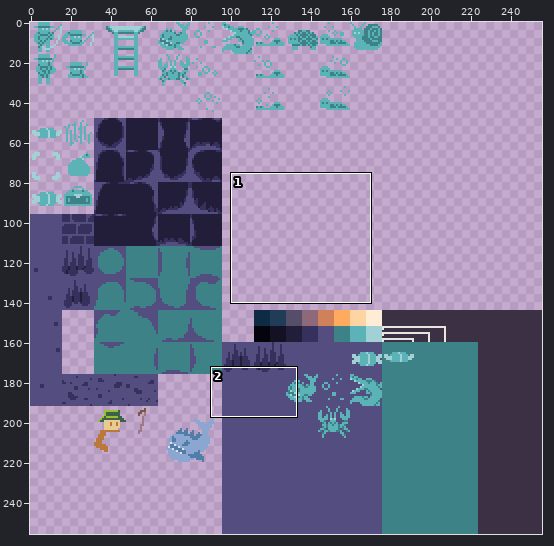
Two states of a pixel-art file, assets/sprites.aseprite. The picture above shows the old version from afar; the outline marks the close-up.
Close-up. As it was:
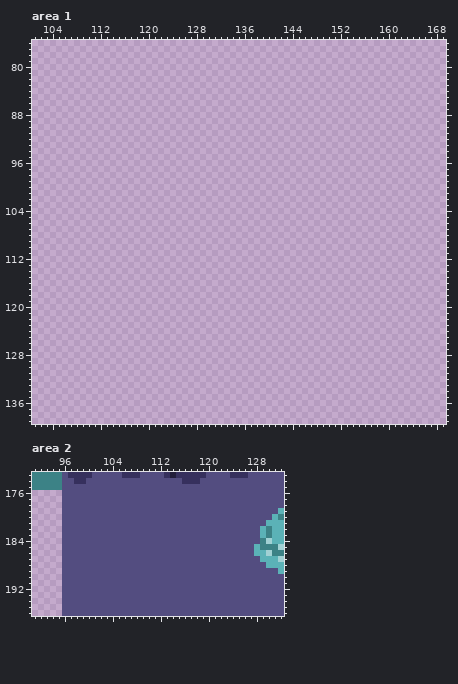
256x256 pixels, 1 frame. Colours within 5 levels of each other are drawn and written as one. Shown: area 1: x 101..169, y 76..139; area 2: x 91..132, y 173..196. The commit also changed other parts of the picture, which this record leaves out.
The same view after the edit:
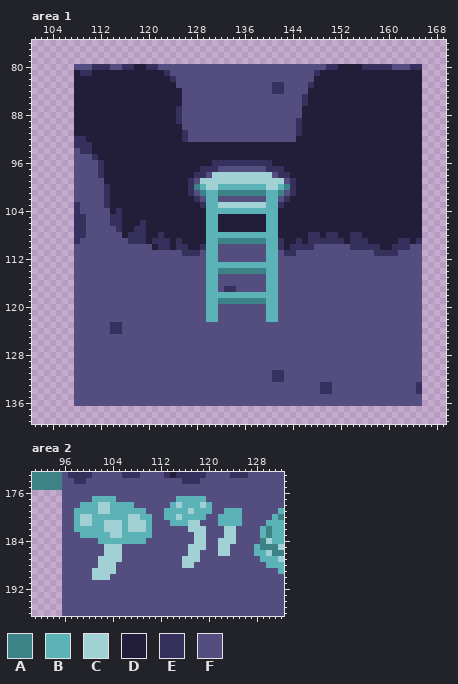
Palette (. is transparent): A #3c8286  B #5bb2b7  C #a1d1d4  D #221e3a  E #36305d  F #534d80
Change:
Changed rows in their new state; - is an unchanged pixel.
Area 1, layer "Layer 1":
first column x 108:
 80 FFFEEEFFEEDDEEFFFFFFFFFFFFFFFFFFFFFFFFFFFFEEDDDDEEEEEFFFEE
 81 DEEDDDDDDDDDDDDEFFFFFFFFFFFFFFFFFFFFFFFFEDDDDDDDDDDDDDDDDD
 82 DDDDDDDDDDDDDDDDEFFFFFFFFFFFFFFFFFFFFFFFDDDDDDDDDDDDDDDDDD
 83 DDDDDDDDDDDDDDDDDFFFFFFFFFFFFFFFFEEFFFFEDDDDDDDDDDDDDDDDDD
 84 DDDDDDDDDDDDDDDDDDFFFFFFFFFFFFFFFEEFFFFDDDDDDDDDDDDDDDDDDD
 85 DDDDDDDDDDDDDDDDDDFFFFFFFFFFFFFFFFFFFFEDDDDDDDDDDDDDDDDDDD
 86 DDDDDDDDDDDDDDDDDDFFFFFFFFFFFFFFFFFFFFEDDDDDDDDDDDDDDDDDDD
 87 DDDDDDDDDDDDDDDDDEFFFFFFFFFFFFFFFFFFFFDDDDDDDDDDDDDDDDDDDD
 88 DDDDDDDDDDDDDDDDDEFFFFFFFFFFFFFFFFFFFFDDDDDDDDDDDDDDDDDDDD
 89 DDDDDDDDDDDDDDDDDEFFFFFFFFFFFFFFFFFFFEDDDDDDDDDDDDDDDDDDDD
 90 DDDDDDDDDDDDDDDDDDFFFFFFFFFFFFFFFFFFFEDDDDDDDDDDDDDDDDDDDD
 91 DDDDDDDDDDDDDDDDDDEFFFFFFFFFFFFFFFFFFEDDDDDDDDDDDDDDDDDDDD
 92 EEDDDDDDDDDDDDDDDDEFFFFFFFFFFFFFFFFFFDDDDDDDDDDDDDDDDDDDDD
 93 EEEDDDDDDDDDDDDDDDDDDDDDDDDDDDDDDDDDDDDDDDDDDDDDDDDDDDDDDD
 94 FEEDDDDDDDDDDDDDDDDDDDDDDDDDDDDDDDDDDDDDDDDDDDDDDDDDDDDDDD
 95 FFFEDDDDDDDDDDDDDDDDDDDDDDDDDDDDDDDDDDDDDDDDDDDDDDDDDDDDDD
 96 FFFFEDDDDDDDDDDDDDDDDDDEEEEEEEEEEDDDDDDDDDDDDDDDDDDDDDDDDD
 97 FFFFEDDDDDDDDDDDDDDDDEEEFFFFFFFFEEEDDDDDDDDDDDDDDDDDDDDDDD
 98 FFFFEDDDDDDDDDDDDDDDEEFCCCCCCCCCCFEEDDDDDDDDDDDDDDDDDDDDDD
 99 FFFFFDDDDDDDDDDDDDDEFCCCCCCCCCCCCCCFEDDDDDDDDDDDDDDDDDDDDD
100 FFFFFEDDDDDDDDDDDDDEABCCBBBBBBBBCCBAEDDDDDDDDDDDDDDDDDDDDD
101 FFFFFEDDDDDDDDDDDDDEFABBAAAAAAAABBAFEDDDDDDDDDDDDDDDDDDDDD
102 FFFFFEDDDDDDDDDDDDDDEFBBFFFFFFFFBBFEDDDDDDDDDDDDDDDDDDDDDD
103 EFFFFEDDDDDDDDDDDDDDDEBBCCCCCCCCBBEDDDDDDDDDDDDDDDDDDDDDDD
104 EFFFFFDEDDDDDDDDDDDDDDBBBBBBBBBBBBDDDDDDDDDDDDDDDDDDDDDDDD
105 EEFFFFEEDDDDDDDDDDDDDDBBDDDDDDDDBBDDDDDDDDDDDDDDDDDDDDDDDD
106 EEFFFFEEDDDEDDDDDDDDDDBBDDDDDDDDBBDDDDDDDDDDDDDDDDDDDDDDDD
107 EEFFFFFEDDEEDDDDDDDDDDBBDDDDDDDDBBDDDDDDDDDDDDDDDDDDDDDDDD
108 EEFFFFFFDEEEDDEDDDDDDDBBBBBBBBBBBBDDDDDEEDEEDDEEDDDDDDDDDD
109 EFFFFFFFFEEEDEEEDEDDDDBBAAAAAAAABBEDDEDEEEEEEDEEEDDDDDEEDE
110 FFFFFFFFFFFFFDEEDEEDDEBBFFFFFFFFBBEDEEEEFFFFFFEEEEEDDEEEFF
111 FFFFFFFFFFFFFFFFFFEEEFBBFFFFFFFFBBFEEFFFFFFFFFFFFFEEEEFFFF
112 FFFFFFFFFFFFFFFFFFFFFFBBFFFFFFFFBBFFFFFFFFFFFFFFFFFFFFFFFF
113 FFFFFFFFFFFFFFFFFFFFFFBBBBBBBBBBBBFFFFFFFFFFFFFFFFFFFFFFFF
114 FFFFFFFFFFFFFFFFFFFFFFBBAAAAAAAABBFFFFFFFFFFFFFFFFFFFFFFFF
115 FFFFFFFFFFFFFFFFFFFFFFBBFFFFFFFFBBFFFFFFFFFFFFFFFFFFFFFFFF
116 FFFFFFFFFFFFFFFFFFFFFFBBFFFFFFFFBBFFFFFFFFFFFFFFFFFFFFFFFF
117 FFFFFFFFFFFFFFFFFFFFFFBBFEEFFFFFBBFFFFFFFFFFFFFFFFFFFFFFFF
118 FFFFFFFFFFFFFFFFFFFFFFBBBBBBBBBBBBFFFFFFFFFFFFFFFFFFFFFFFF
119 FFFFFFFFFFFFFFFFFFFFFFBBAAAAAAAABBFFFFFFFFFFFFFFFFFFFFFFFF
120 FFFFFFFFFFFFFFFFFFFFFFBBFFFFFFFFBBFFFFFFFFFFFFFFFFFFFFFFFF
121 FFFFFFFFFFFFFFFFFFFFFFBBFFFFFFFFBBFFFFFFFFFFFFFFFFFFFFFFFF
122 FFFFFFFFFFFFFFFFFFFFFFBBFFFFFFFFBBFFFFFFFFFFFFFFFFFFFFFFFF
123 FFFFFFEEFFFFFFFFFFFFFFFFFFFFFFFFFFFFFFFFFFFFFFFFFFFFFFFFFF
124 FFFFFFEEFFFFFFFFFFFFFFFFFFFFFFFFFFFFFFFFFFFFFFFFFFFFFFFFFF
125 FFFFFFFFFFFFFFFFFFFFFFFFFFFFFFFFFFFFFFFFFFFFFFFFFFFFFFFFFF
126 FFFFFFFFFFFFFFFFFFFFFFFFFFFFFFFFFFFFFFFFFFFFFFFFFFFFFFFFFF
127 FFFFFFFFFFFFFFFFFFFFFFFFFFFFFFFFFFFFFFFFFFFFFFFFFFFFFFFFFF
128 FFFFFFFFFFFFFFFFFFFFFFFFFFFFFFFFFFFFFFFFFFFFFFFFFFFFFFFFFF
129 FFFFFFFFFFFFFFFFFFFFFFFFFFFFFFFFFFFFFFFFFFFFFFFFFFFFFFFFFF
130 FFFFFFFFFFFFFFFFFFFFFFFFFFFFFFFFFFFFFFFFFFFFFFFFFFFFFFFFFF
131 FFFFFFFFFFFFFFFFFFFFFFFFFFFFFFFFFEEFFFFFFFFFFFFFFFFFFFFFFF
132 FFFFFFFFFFFFFFFFFFFFFFFFFFFFFFFFFEEFFFFFFFFFFFFFFFFFFFFFFF
133 FFFFFFFFFFFFFFFFFFFFFFFFFFFFFFFFFFFFFFFFFEEFFFFFFFFFFFFFFE
134 FFFFFFFFFFFFFFFFFFFFFFFFFFFFFFFFFFFFFFFFFEEFFFFFFFFFFFFFFE
135 FFFFFFFFFFFFFFFFFFFFFFFFFFFFFFFFFFFFFFFFFFFFFFFFFFFFFFFFFF
136 FFFFFFFFFFFFFFFFFFFFFFFFFFFFFFFFFFFFFFFFFFFFFFFFFFFFFFFFFF
Area 2, layer "Layer 1":
first column x 98:
177 ---BBBB----------BBBBB------
178 -BBBCCBBBB------BCBBBCB-----
179 BBBBCCBBBBBB---BBBBCBBB--BBB
180 BCCBBBBBBCCBB--BBCBBBB--BBBB
181 BCCBBCCCBCCCB---BBBCC---BBBB
182 BBBBBCCCBCCCB------CCC---CC-
183 -BBBBBCCBBBBB-------CC---CC-
184 ----BBBBBBBB--------CC--CCC-
185 -----CCC-----------CCC--CC--
186 -----CCC-----------CC---CC--
187 ----CCCC----------CCC-------
188 ----CCC-----------CC--------
189 ---CCCC---------------------
190 ---CCC----------------------
Where, in picture pixels (left, top, right, bottom), the same in both close-ups:
added: (74, 64, 422, 406)
changed: (74, 496, 242, 580)
